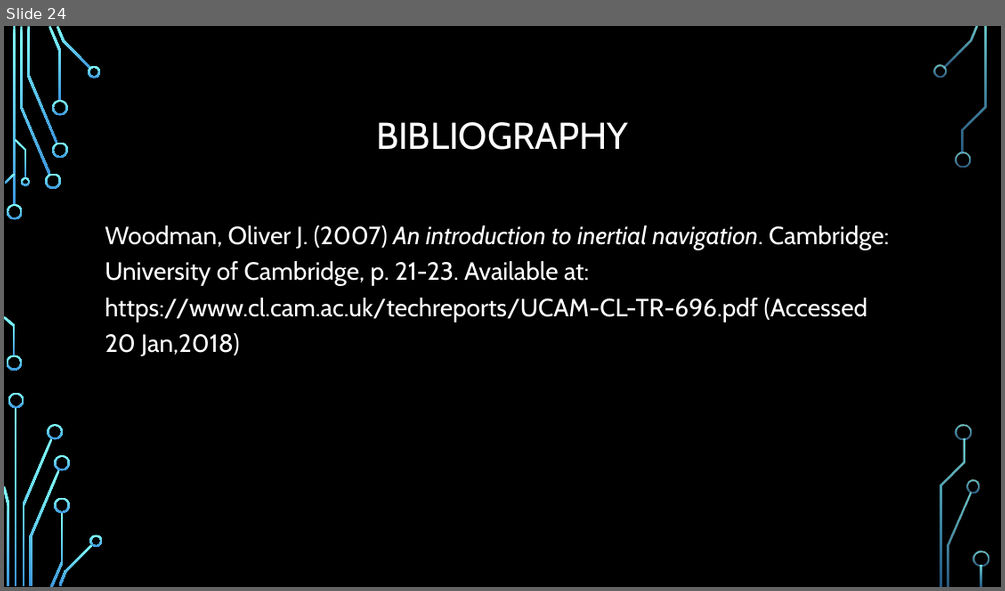
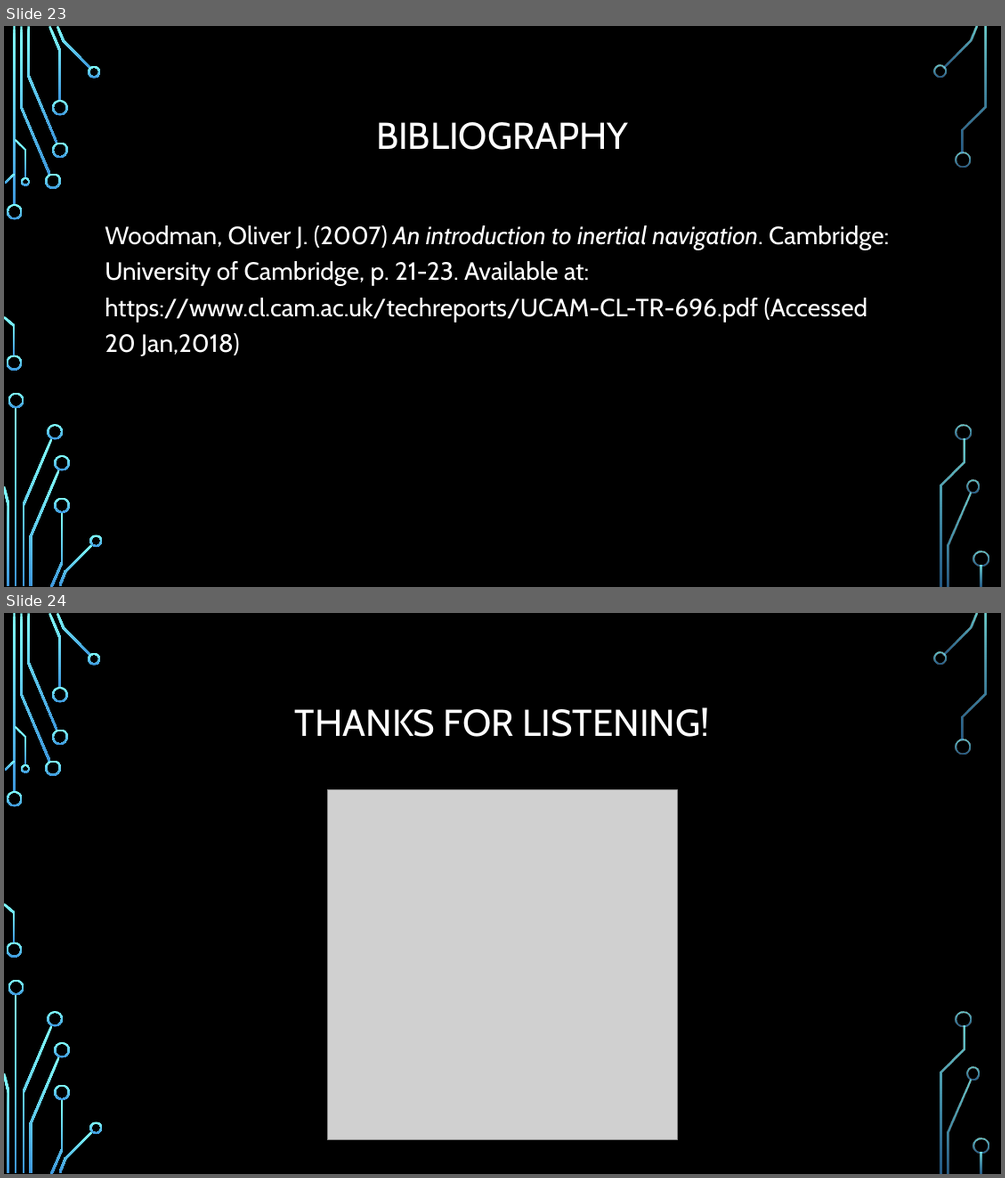
Before and after one commit to TechDevTom/HEMAUnityScripts, a slide deck: Documentation/Presentation.pptx. Shown one above the other, each under a label of ours: slide 24 before the commit, slides 23 and 24 after it. The pictures are 1005x591 and 1005x1178 pixels, drawn with LibreOffice and Linux fonts; fonts in the diff are those of the drawing; grey boxes stand for pictures; background and template pictures are left out. Boxes give left, top, right and bottom in pixels: in the first picture for what was removed or moved away, otherwise in the second. Text is boxed around its words. In the diff, an @@ line names an element or a change of style, - is before the commit and + after.

```diff
--- a/Documentation/Presentation.pptx
+++ b/Documentation/Presentation.pptx
@@ slide 24 added at (4, 613, 1001, 1174), background picture (left out); not listed: 36 template elements that a slide beside it also shows @@
@@ title added at (295, 707, 710, 737), 36 pt, text #FFFFFF @@
+THANKS FOR LISTENING!
@@ picture added at (327, 789, 677, 1140) @@
@@ what was slide 24 is now slide 23 @@
```
Also in this commit, not shown: 1 slide changed, 1 slide removed.
